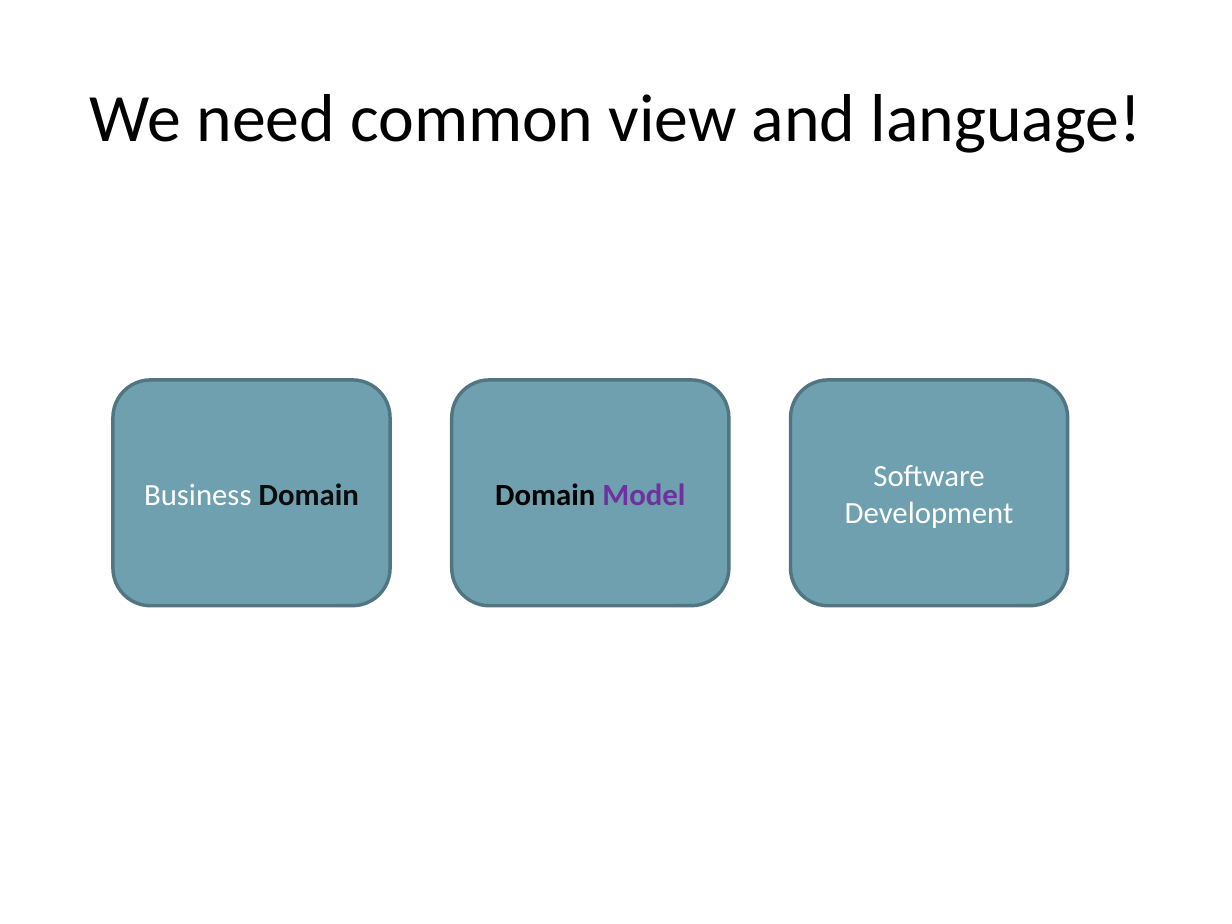
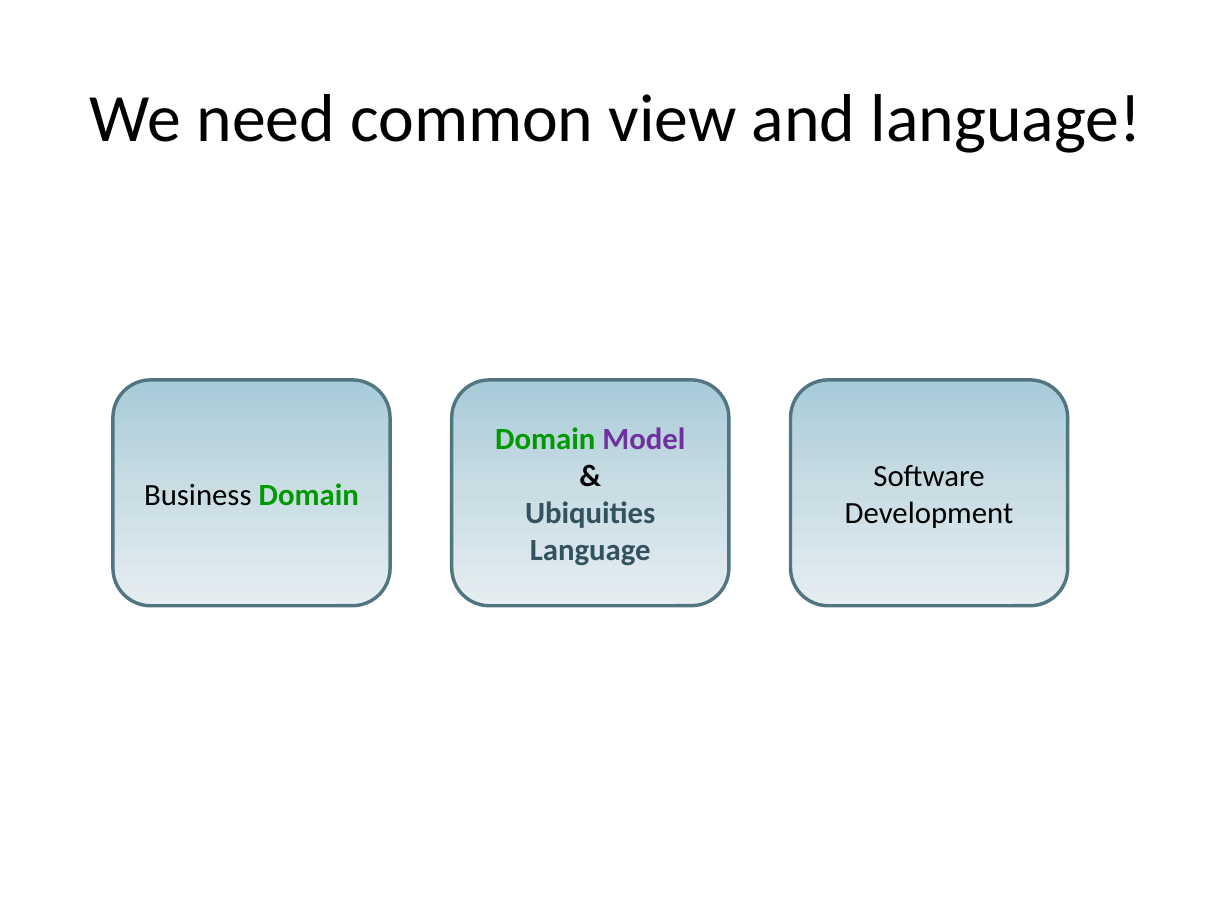
Before and after one commit to arturtv/dddpresentation, a slide deck: slide 8 of Domain-DrivenDesign.A.Trosin.pptx (slide 7 before the commit). Drawn at 1232x924 pixels with LibreOffice and Linux fonts; fonts in the diff are those of the drawing. Boxes give left, top, right and bottom in pixels: in the first picture for what was removed or moved away, otherwise in the second. Text is boxed around its words. In the diff, an @@ line names an element or a change of style, - is before the commit and + after.

Commit message:
ppt

```diff
--- a/Domain-DrivenDesign.A.Trosin.pptx
+++ b/Domain-DrivenDesign.A.Trosin.pptx
@@ rounded rectangle "Business Domain" at (x1=113, y1=379, x2=391, y2=605): text colour #FFFFFF to #000000 in "Business"; text colour #0D0D0D to #009900 in "Domain"; fill #6EA0B0 to gradient #A9CBD8 to #CADEE6 to #E5EEF2 @@
@@ rounded rectangle "Domain Model" at (x1=452, y1=379, x2=729, y2=605): fill #6EA0B0 to gradient #A9CBD8 to #CADEE6 to #E5EEF2 @@
@@ rounded rectangle "Software Development" at (x1=791, y1=379, x2=1068, y2=605): text colour #FFFFFF to #000000; fill #6EA0B0 to gradient #A9CBD8 to #CADEE6 to #E5EEF2 @@
@@ text in rounded rectangle at (x1=495, y1=427, x2=685, y2=450): text colour #000000 to #009900 in "Domain" @@
@@ text in rounded rectangle at (x1=525, y1=501, x2=655, y2=565): paragraphs added @@
+&
+Ubiquities Language
```
Also in this commit, not shown: 2 other slides changed, 1 slide added, 1 other file.
